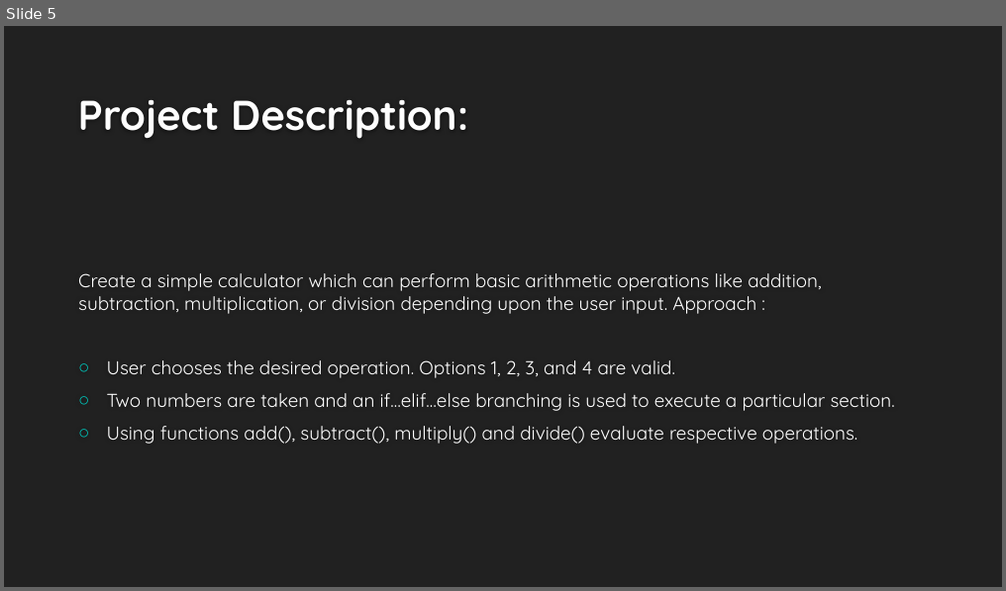
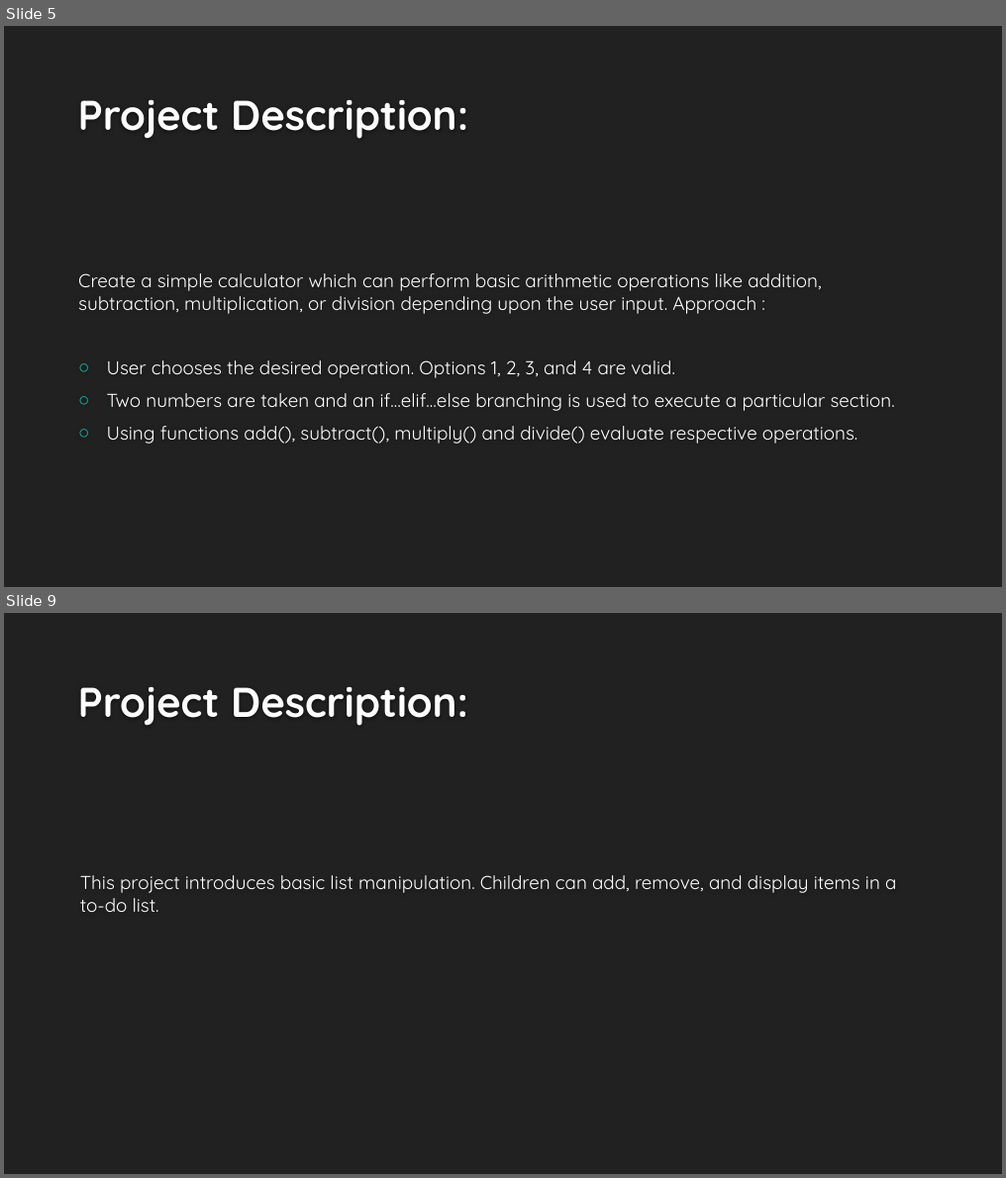
Before and after one commit to Islam-hady9/Programming-Course-using-Python-for-Kids, a slide deck: Lesson 10.pptx. Shown one above the other, each under a label of ours: slide 5 before the commit, slides 5 and 9 after it; the slides between them are not shown. The pictures are 1006x591 and 1006x1178 pixels, drawn with LibreOffice and Linux fonts; fonts in the diff are those of the drawing; background and template pictures are left out. Boxes give left, top, right and bottom in pixels: in the first picture for what was removed or moved away, otherwise in the second. Text is boxed around its words. In the diff, an @@ line names an element or a change of style, - is before the commit and + after.

```diff
--- a/Lesson 10.pptx
+++ b/Lesson 10.pptx
@@ slide 9 added at box(4, 613, 1002, 1174), background #212121 @@
@@ title added at box(78, 687, 468, 726), 40 pt, text #FEFEFE, bold @@
+Project Description:
@@ text added at box(80, 875, 896, 912), 18 pt, text #FFFFFF @@
+This project introduces basic list manipulation. Children can add, remove, and display items in a to-do list.
```
Also in this commit, not shown: 9 other slides added.
